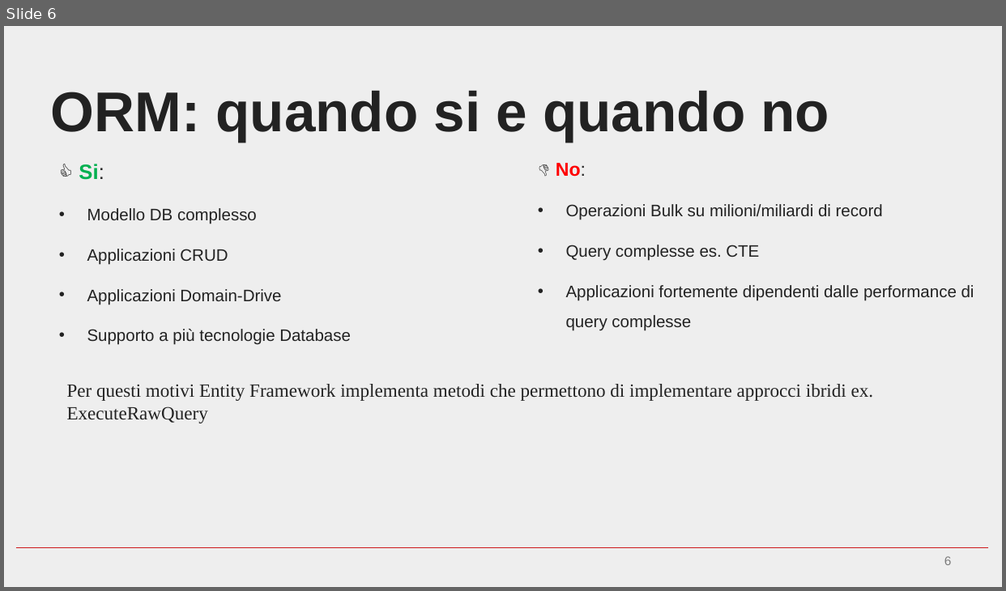
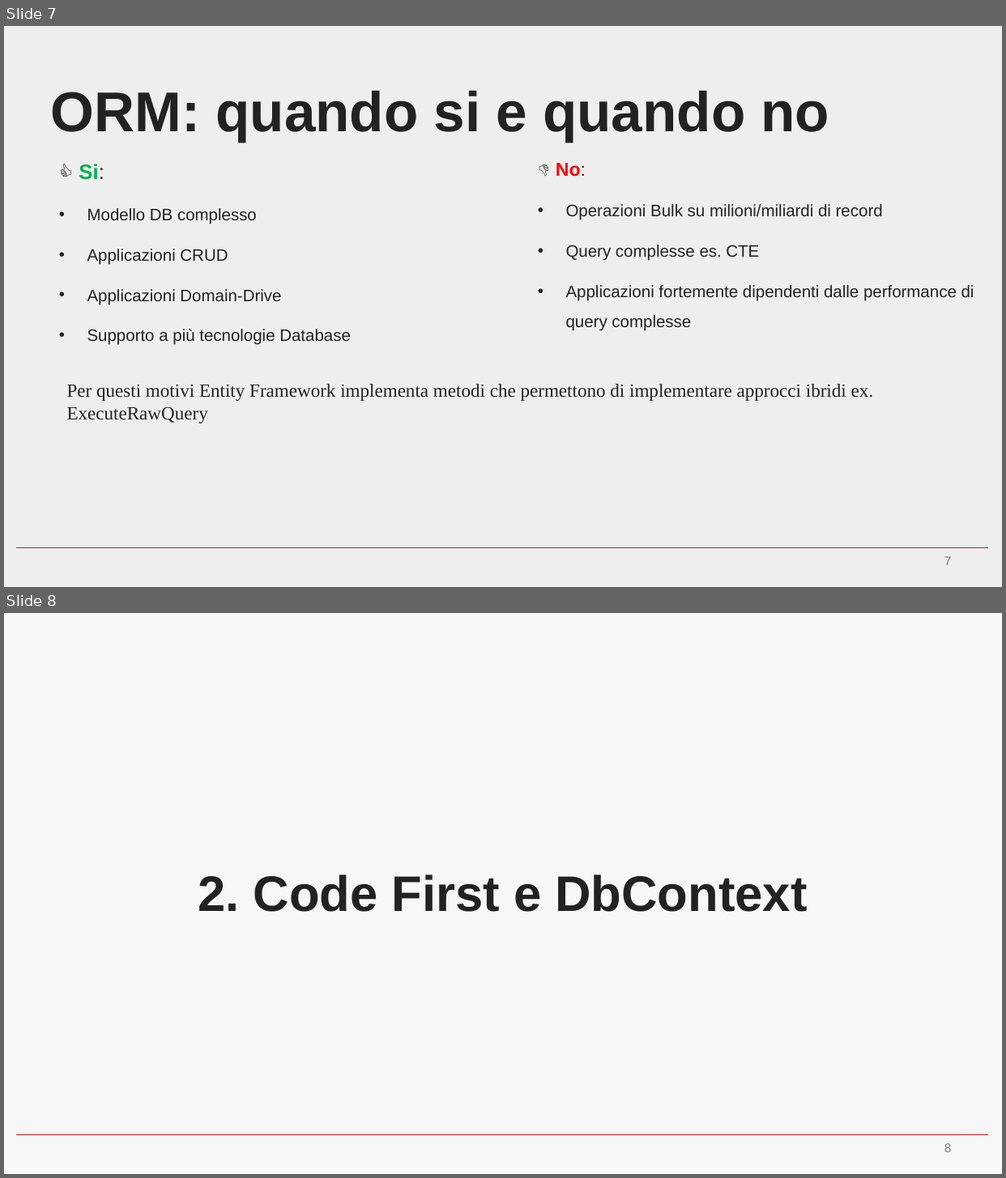
Before and after one commit to LorenzoTulliniSacmi/entity_framework_tips_and_tricks, a slide deck: EntityFramework tip&tricks.pptx. Shown one above the other, each under a label of ours: slide 6 before the commit, slides 7 and 8 after it. The pictures are 1006x591 and 1006x1178 pixels, drawn with LibreOffice and Linux fonts; fonts in the diff are those of the drawing; background and template pictures are left out. Boxes give left, top, right and bottom in pixels: in the first picture for what was removed or moved away, otherwise in the second. Text is boxed around its words. In the diff, an @@ line names an element or a change of style, - is before the commit and + after.

```diff
--- a/EntityFramework tip&tricks.pptx
+++ b/EntityFramework tip&tricks.pptx
@@ slide 8 added at box(4, 613, 1002, 1174), background picture (left out); not listed: 1 template element that a slide beside it also shows @@
@@ title added at box(198, 875, 807, 912), 48 pt, text #222222, bold @@
+2. Code First e DbContext
@@ page number added at box(944, 1144, 952, 1152), 12 pt, text #7B7B7B @@
+8
@@ what was slide 6 is now slide 7 @@
@@ page number at box(944, 557, 952, 565): text changed @@
-6
+7
```
Also in this commit, not shown: 2 slides changed, 3 other slides added.
